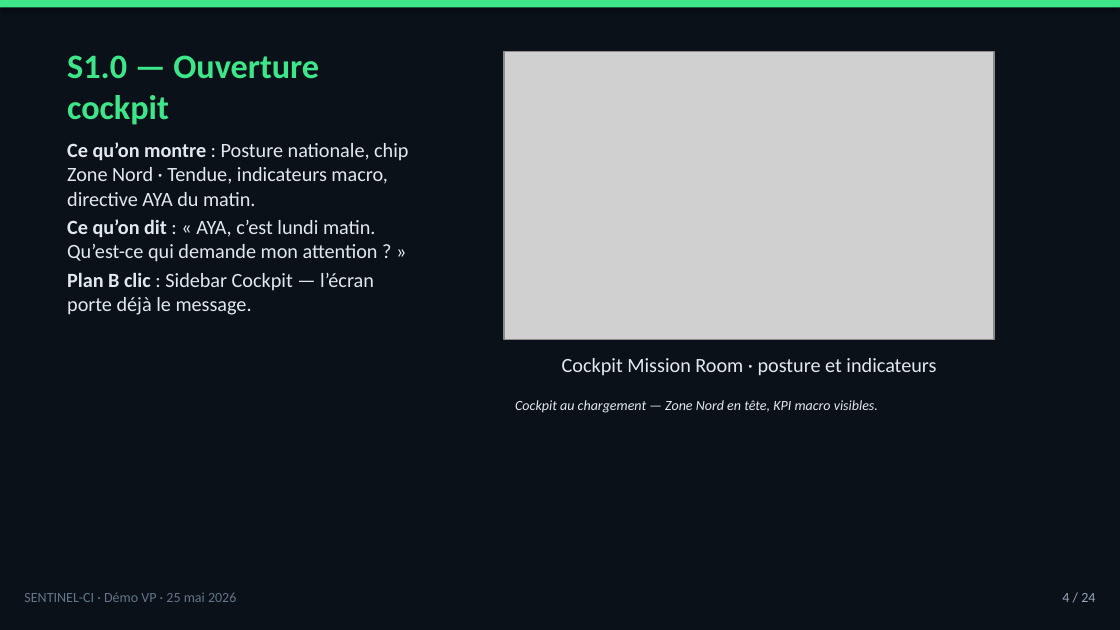
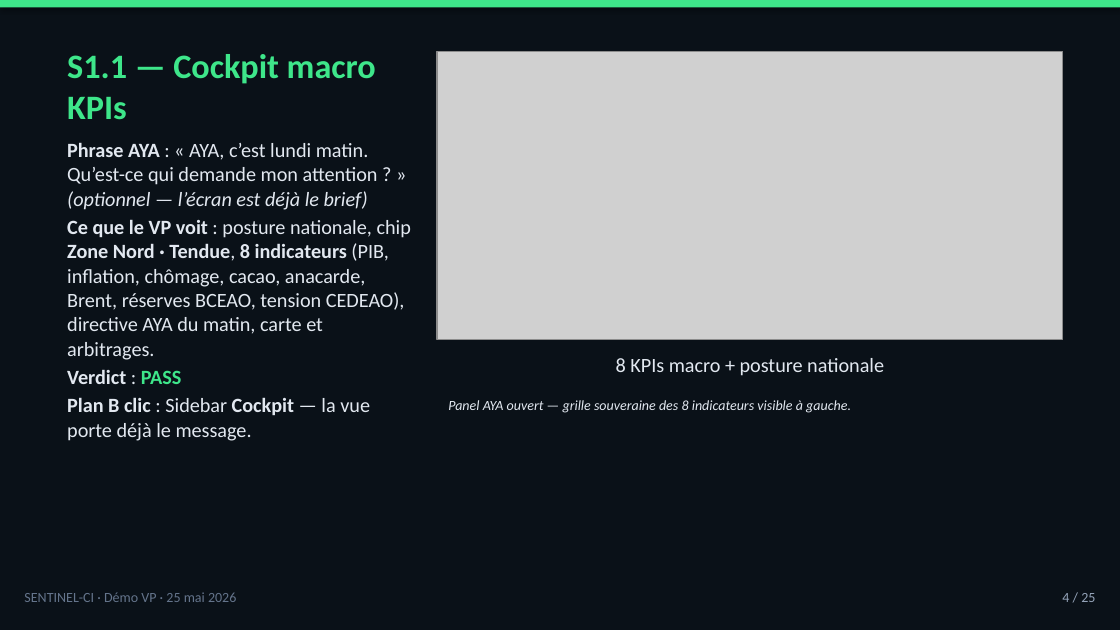
Before and after one commit to tishacian/hyusai, a slide deck: slide 4 of docs/sentinel-ci-demo-presenter-deck-2026-05-25.pptx. Drawn at 1120x630 pixels with LibreOffice and Linux fonts; fonts in the diff are those of the drawing; grey boxes stand for pictures. Boxes give left, top, right and bottom in pixels: in the first picture for what was removed or moved away, otherwise in the second. Text is boxed around its words. In the diff, an @@ line names an element or a change of style, - is before the commit and + after.

```diff
--- a/docs/sentinel-ci-demo-presenter-deck-2026-05-25.pptx
+++ b/docs/sentinel-ci-demo-presenter-deck-2026-05-25.pptx
@@ title at <box>67,54,376,120</box>: text changed @@
-S1.0 — Ouverture cockpit
+S1.1 — Cockpit macro KPIs
@@ picture: place and size @@
-picture at <box>504,52,995,339</box>
+picture at <box>437,52,1062,339</box>
@@ text at <box>67,142,411,441</box>: text changed @@
-Ce qu’on montre : Posture nationale, chip Zone Nord · Tendue, indicateurs macro, directive AYA du matin.
-Ce qu’on dit : « AYA, c’est lundi matin. Qu’est-ce qui demande mon attention ? »
-Plan B clic : Sidebar Cockpit — l’écran porte déjà le message.
+Phrase AYA : « AYA, c’est lundi matin. Qu’est-ce qui demande mon attention ? » (optionnel — l’écran est déjà le brief)
+Ce que le VP voit : posture nationale, chip Zone Nord · Tendue, 8 indicateurs (PIB, inflation, chômage, cacao, anacarde, Brent, réserves BCEAO, tension CEDEAO), directive AYA du matin, carte et arbitrages.
+Verdict : PASS
+Plan B clic : Sidebar Cockpit — la vue porte déjà le message.
@@ text at <box>616,358,884,376</box>: text changed @@
-Cockpit Mission Room · posture et indicateurs
+8 KPIs macro + posture nationale
@@ text at <box>448,400,851,413</box>: text changed @@
-Cockpit au chargement — Zone Nord en tête, KPI macro visibles.
+Panel AYA ouvert — grille souveraine des 8 indicateurs visible à gauche.
@@ text at <box>1062,593,1095,602</box>: text changed @@
-4 / 24
+4 / 25
```
Also in this commit, not shown: 20 other slides changed, 3 slides added, 2 slides removed, 2 other files.
